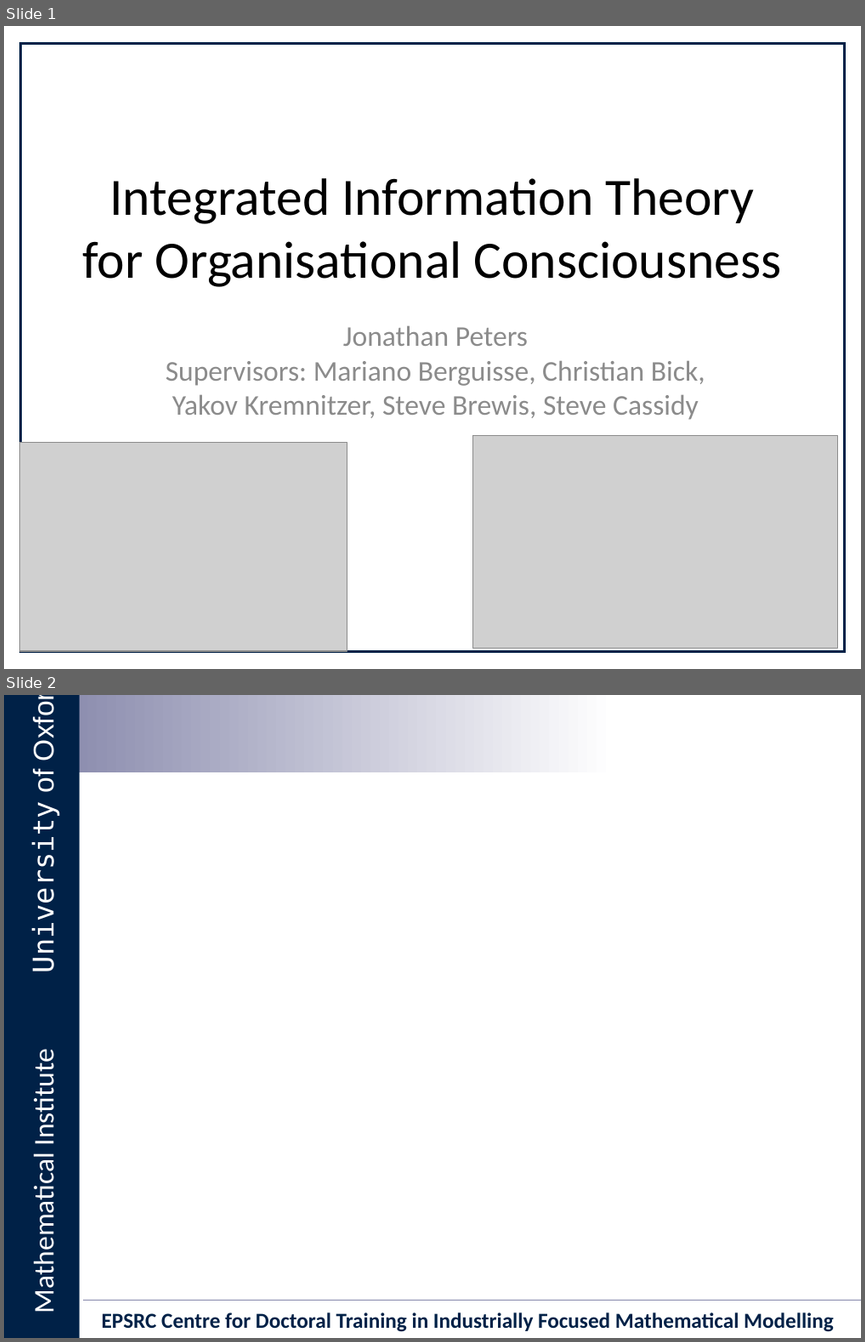
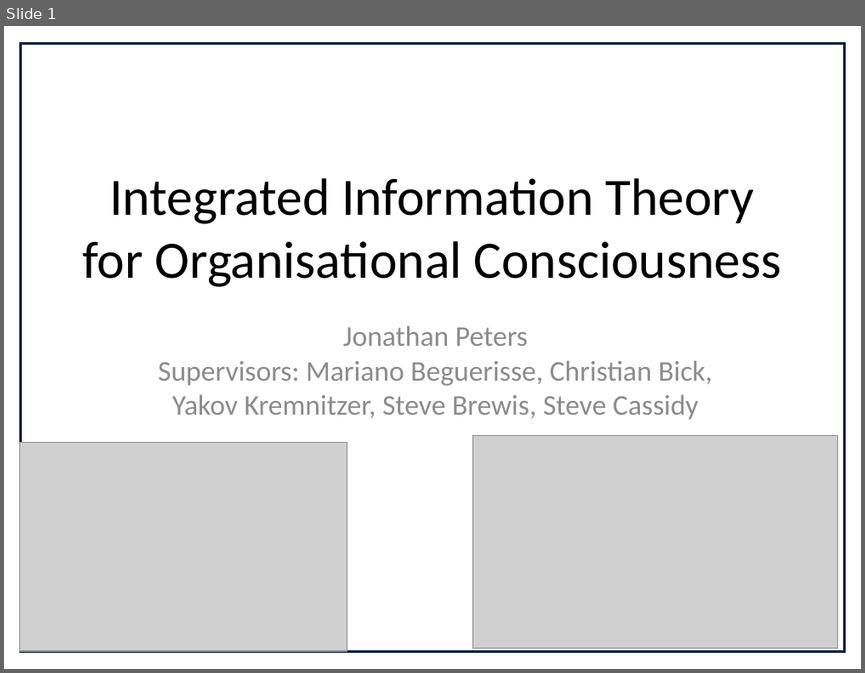
Before and after one commit to Ectheleon/IIT-Mini-Project, a slide deck: Writeup/Presentation/Integrated Information Theory for Organisational Consciousness.pptx. Shown one above the other, each under a label of ours: slides 1 and 2 before the commit, slide 1 after it. The pictures are 865x1342 and 865x673 pixels, drawn with LibreOffice and Linux fonts; fonts in the diff are those of the drawing; grey boxes stand for pictures; background and template pictures are left out. Boxes give left, top, right and bottom in pixels: in the first picture for what was removed or moved away, otherwise in the second. Text is boxed around its words. In the diff, an @@ line names an element or a change of style, - is before the commit and + after.

```diff
--- a/Writeup/Presentation/Integrated Information Theory for Organisational Consciousness.pptx
+++ b/Writeup/Presentation/Integrated Information Theory for Organisational Consciousness.pptx
@@ slide 2 removed at box(4, 695, 861, 1338), background #FFFFFF @@
@@ rectangle removed at box(4, 695, 80, 1338) @@
@@ rectangle removed at box(79, 695, 616, 773) @@
@@ text removed at box(27, 771, 60, 968) @@
-University of Oxford
@@ text removed at box(26, 1058, 61, 1308) @@
-Mathematical Institute
@@ line removed from (84, 1300) to (861, 1300) @@
@@ text removed at box(102, 1312, 834, 1332) @@
-EPSRC Centre for Doctoral Training in Industrially Focused Mathematical Modelling
@@ slide 1 changed as well @@
@@ subtitle at box(158, 360, 713, 420): text changed @@
-Supervisors: Mariano Berguisse, Christian Bick, Yakov Kremnitzer, Steve Brewis, Steve Cassidy
+Supervisors: Mariano Beguerisse, Christian Bick, Yakov Kremnitzer, Steve Brewis, Steve Cassidy
```
Also in this commit, not shown: 5 slides added.
